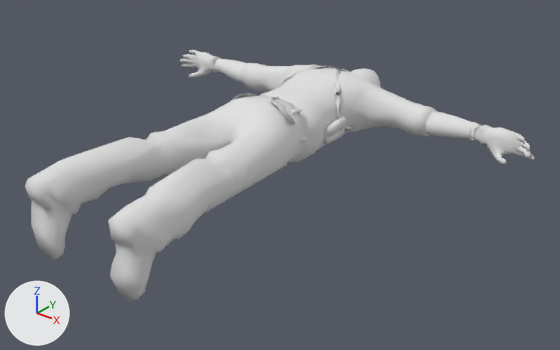
Two versions of the OBJ model assets/models/tm_leet_variantA.obj, one commit apart.
The view is the same before and after, from a 50 mm camera at (0.719, -0.495, 0.459) aimed at (0.045, 0.348, -0.063). The axes (+X, +Y, +Z) are drawn at lower left. The lights are the same throughout. The first picture is the older version. Where no turn or scale is listed for an object, it has been applied to the vertices. Vertices at exactly the same position are counted once.

The first picture shows 'tm_leet_variantA'.
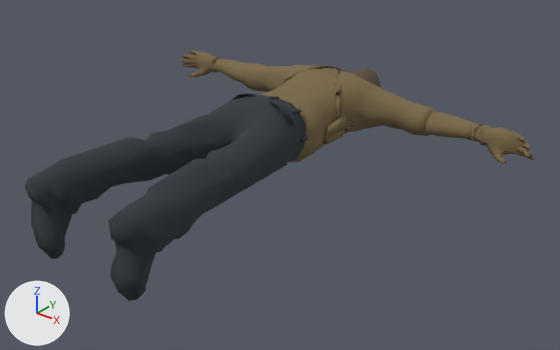
Where the change shows, as pixel boxes [x1, y1, x2, y2] in the pictures (560 x 350 px):
part 1 of me_tm_leet_varianta, recoloured (light grey to brown)
    both: [180, 50, 534, 164]
part 2 of me_tm_leet_varianta, recoloured (light grey to black)
    both: [25, 94, 308, 301]
part 3 of me_tm_leet_varianta, recoloured (light grey to brown)
    both: [351, 68, 381, 88]

Diff of the bpy script that builds the scene:
```diff
--- a/assets/models/tm_leet_variantA.obj.py
+++ b/assets/models/tm_leet_variantA.obj.py
@@ img_tm_elite_head_varianta_png @@
+img_tm_elite_head_varianta_png = load_image('tm_elite_head_varianta.png', 'tm_elite_head_varianta.png', 1024, 1024, 'sRGB')
@@ img_tm_leet_lowerbody_varianta_png @@
+img_tm_leet_lowerbody_varianta_png = load_image('tm_leet_lowerbody_varianta.png', 'tm_leet_lowerbody_varianta.png', 1024, 1024, 'sRGB')
@@ img_tm_leet_upperbody_varianta_png @@
+img_tm_leet_upperbody_varianta_png = load_image('tm_leet_upperbody_varianta.png', 'tm_leet_upperbody_varianta.png', 1024, 1024, 'sRGB')
@@ mat_m_9b9bec5430c51a249a0989235b759d32 @@
+mat_m_9b9bec5430c51a249a0989235b759d32 = principled_material('m_9b9bec5430c51a249a0989235b759d32')
+mat_m_9b9bec5430c51a249a0989235b759d32.texture = img_tm_elite_head_varianta_png
+mat_m_9b9bec5430c51a249a0989235b759d32.roughness = 1.0
@@ mat_m_a7fe110494e0cab4dbb6b3baaff3483a @@
+mat_m_a7fe110494e0cab4dbb6b3baaff3483a = principled_material('m_a7fe110494e0cab4dbb6b3baaff3483a')
+mat_m_a7fe110494e0cab4dbb6b3baaff3483a.texture = img_tm_leet_lowerbody_varianta_png
+mat_m_a7fe110494e0cab4dbb6b3baaff3483a.roughness = 1.0
@@ mat_m_7af1161dfb1805342998d743dcc7b078 @@
+mat_m_7af1161dfb1805342998d743dcc7b078 = principled_material('m_7af1161dfb1805342998d743dcc7b078')
+mat_m_7af1161dfb1805342998d743dcc7b078.texture = img_tm_leet_upperbody_varianta_png
+mat_m_7af1161dfb1805342998d743dcc7b078.roughness = 1.0
@@ me_tm_leet_varianta @@
 me_tm_leet_varianta.from_pydata(...)  # 1496 vertices, 2805 faces; spans x -0.363..0.364, y 0.001..0.675, z -0.097..0.054
 # used by ob_tm_leet_varianta; location = (0.0, 0.0, 0.0)
+# me_tm_leet_varianta part 1: 1429 of the faces centred in x -0.362..0.362, y 0.38..0.594, z -0.067..0.052 switch from mat_m_plain (light grey #e1e1e1) to mat_m_7af1161dfb1805342998d743dcc7b078 (picture img_tm_leet_upperbody_varianta_png)
+# me_tm_leet_varianta part 2: 986 of the faces centred in x -0.108..0.109, y 0.001..0.398, z -0.094..0.049 switch from mat_m_plain (light grey #e1e1e1) to mat_m_a7fe110494e0cab4dbb6b3baaff3483a (picture img_tm_leet_lowerbody_varianta_png)
+# me_tm_leet_varianta part 3: 390 of the faces centred in x -0.035..0.035, y 0.553..0.673, z -0.062..0.023 switch from mat_m_plain (light grey #e1e1e1) to mat_m_9b9bec5430c51a249a0989235b759d32 (picture img_tm_elite_head_varianta_png)
```
